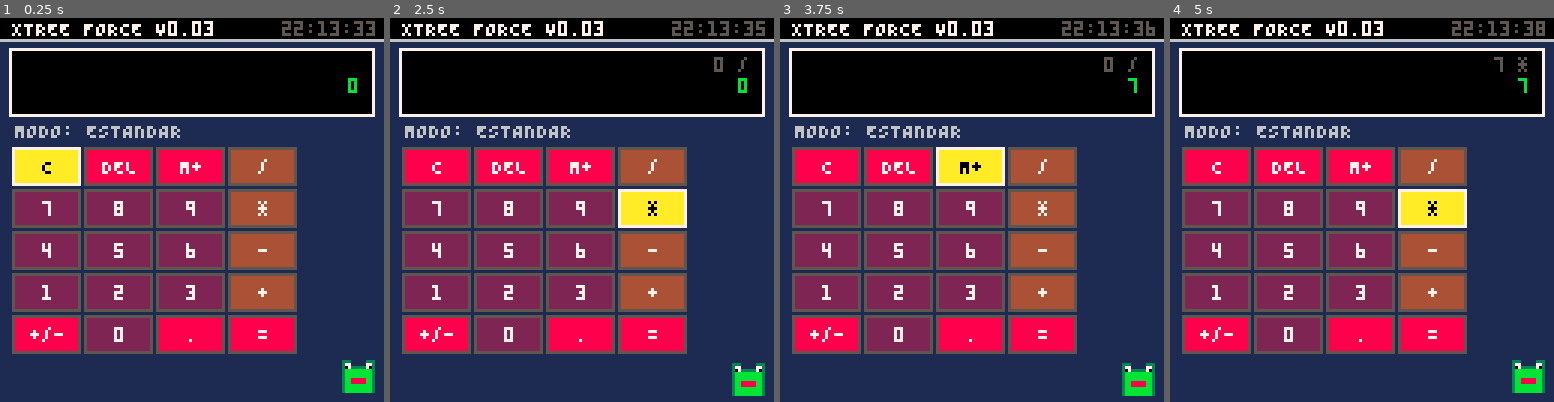
Above: before the commit, frames 1-4 (left to right).
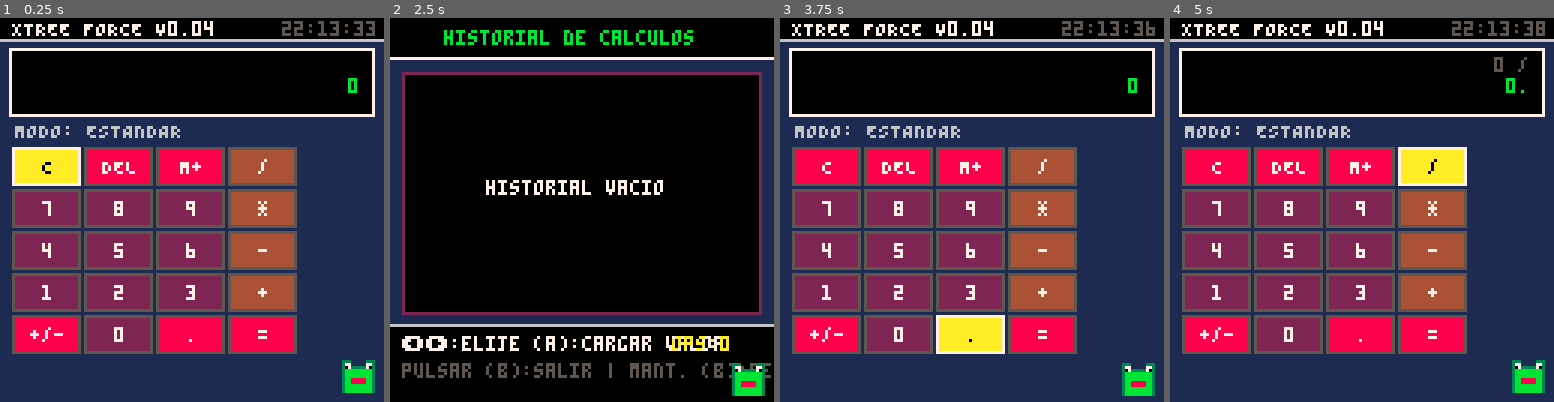
Above: after the commit, the same moments.

Repository: MartStartIV/Applications-for-PICO-8
Game: PICO-8 cartridge Calculator_Xtree/Calculator Xtree Spanish.p8
Two runs of this game, one before a commit and one after it. Both use one fixed random seed, a clock stepped at 60 frames per second and the inputs below.
Inputs:
- Up to frame 1 (0.25 s): no input
- Up to frame 2 (2.5 s): tap O (Z key) at 0.33, 0.7, 1.43, 2.22 s; tap X (X key) at 1.07, 2.07, 2.4 s; hold Left 1.97-2.37 s; hold Down from 2.42 s (still down)
- Up to frame 3 (3.75 s): tap X (X key) every 0.33 s from 2.73 to 3.73 s; release Down at 2.82 s; hold Right 2.87-3.53 s; tap O (Z key) at 3.1 s; hold Up from 3.58 s (still down)
- Up to frame 4 (5 s): tap O (Z key) at 3.98, 4.87 s; tap X (X key) at 4.07, 4.4, 4.73 s; release Up at 4.08 s; hold Right 4.13-4.53 s; hold Down from 4.58 s (still down)

The runs differ from the first frame. In frame 1, less than 0.1% of the frame differs, in the area x 53-55%, y 0-5%; in frame 2, 80%, in the area x 0-100%, y 0-100%; in frame 3, 3.8%; in frame 4, 3.9%.

Commit message:
Nueva actualización añadida
-Ahora ya esta disponible el sistema de historial de cálculos realizados, Para acceder a ella es con el botón B + Fecha de botón de dirección abajo.
-Ahora con esta nueva función podrás registrar las operaciones que vayas realizando ofreciendo su guardado por ahora muy limitado y que podría provocar algunos problemas de compatibilidad (se corregirá en próximas actualizaciones)
-Puede moverte por el histórico con la botón de dirección arriba y abajo.
-También permite confirma la selección para que se muestre en la visual de la pantalla de la calculadora (puede presentar algunos errores de momento)
-Por las pruebas realizadas no provoca que PICO-8 (núcleo picante8_libretro.so) se congele o provoque algún fallo critico.
-Las operaciones matemáticas e científicas e todas las demás funciones desarrollada proyecto funcionamiento estable, solo la función nueva esta en fase de desarrollo por lo que puede presentar inconvenientes por ahora.
-Ahora la ranita podrá mostrar o expresar emociones cuando se realizan mas operaciones matemáticas partiendo en su fase habitual (en fase de desarrollo).

Diff:
--- a/Calculator_Xtree/Calculator Xtree Spanish.p8
+++ b/Calculator_Xtree/Calculator Xtree Spanish.p8
@@ -2,16 +2,16 @@
 version 43
 __lua__
 -- =========================================================
--- CALCULATOR XTREE FORCE [v0.03]
+-- CALCULATOR XTREE FORCE [v0.04]
 -- PARTE 1: CORE DE INICIALIZACIÓN Y CONFIGURACIÓN DE GRIDS
 -- =========================================================
 
 function _init()
   -- Información del Sistema
   id_nombre = "XTREE FORCE"
-  id_version = "V0.03"
-
-  -- Modos de Ejecución (0: Estándar, 1: Científico, 2: Pantalla Acerca de)
+  id_version = "V0.04"
+
+  -- Modos de Ejecución (0: Estándar, 1: Científico, 2: Acerca de, 3: Historial)
   modo_actual = 0
 
   -- Gestión de Valores y Registros (Memoria Operacional)
@@ -23,7 +23,9 @@
   n1 = 0 n2 = 0 op = ""
   limpiar_pantalla = false
   tiene_punto = false
-  bloqueo_a = false  -- Antirrepetidor para el botón A
+  bloqueo_a = false       -- Antirrepetidor para el botón A
+  bloqueo_b = false       -- Seguro de frame inicial para evitar ráfagas del botón B
+  delay_historial = 0
 
   -- Cadena de texto para el reloj limpio
   str_reloj = "00:00:00"
@@ -43,11 +45,39 @@
   }
   idx_tema = 1
 
-  -- SISTEMA DE PERSISTENCIA Y CARGA AUTOMÁTICA DEL TEMA
+  -- SISTEMA DE PERSISTENCIA EXTENDIDO
   cartdata("xtree_force_calc")
+
+  -- Carga del Tema Seguro
   local tema_guardado = dget(0)
-  if tema_guardado >= 1 and tema_guardado <= #temas then
+  if tema_guardado and tema_guardado >= 1 and tema_guardado <= #temas then
     idx_tema = tema_guardado
+  end
+
+  -- Carga de Estadísticas de la Ranita y Estructura del Historial
+  ops_totales = dget(1) or 0
+  hist_total = dget(2) or 0
+  hist_lista = {}
+  hist_idx = 1
+
+  -- Validación estricta para evitar bucles corruptos en el arranque
+  if hist_total == nil or hist_total < 0 or hist_total > 5 then
+    hist_total = 0
+    dset(2, 0)
+  end
+
+  -- Reconstruir historial guardado en la RAM de manera segura
+  if hist_total > 0 then
+    for i=1, hist_total do
+      local val_ram = dget(9 + i)
+      if val_ram and val_ram != 0 then
+        local s_val = tostr(val_ram)
+        if #s_val > 10 then s_val = sub(s_val, 1, 10) end
+        add(hist_lista, s_val)
+      end
+    end
+    hist_total = #hist_lista
+    dset(2, hist_total)
   end
 
   -- ESTRUCTURA DEL TECLADO DINÁMICO (Grid Adaptativo 4x5 Pulido)
@@ -67,7 +97,7 @@
     {"PI2",3},  {"RND",3},  {"FACT",3}, {"RET",2}
   }
 
-  -- Coordenadas del Cursor
+  -- Coordenadas del Cursor de las Botoneras
   cx = 0 cy = 0
   max_cx = 4 max_cy = 5
 
@@ -102,6 +132,7 @@
     "b + arriba : modo sci",
     "b + der    : cambia tema",
     "b + izq    : acerca de",
+    "b + abajo  : historial",
     "a + der    : clear total",
     "------------------------",
     "gracias por usar",
@@ -114,14 +145,16 @@
   scroll_velocidad = 0.4
 end
 -- =========================================================
--- CALCULATOR XTREE FORCE [v0.03]
+-- CALCULATOR XTREE FORCE [v0.04]
 -- PARTE 2: LÓGICA DE ACTUALIZACIÓN, COMBOS Y REFRESH DE HORA
 -- =========================================================
 
 function _update60()
   ranita_anim = (ranita_anim + 1) % 60
 
-  --LECTURA HORARIA EXTRAÍDA DE LA APP DE UTILERÍA DE TU AMIGO
+  if delay_historial > 0 then delay_historial = delay_historial - 1 end
+
+  -- LECTURA HORARIA EXTRAÍDA DE LA APP DE UTILERÍA
   local hrs = stat(93) or 0
   local mnts = stat(94) or 0
   local segs = stat(95) or 0
@@ -133,7 +166,7 @@
 
   -- COMBO 1: B (5) + FLECHA ARRIBA (2) -> Alternar modo Científico / Estándar
   if btn(5) and btnp(2) then
-    if modo_actual != 2 then
+    if modo_actual != 2 and modo_actual != 3 then
       modo_actual = (modo_actual == 0) and 1 or 0
       cx = 0 cy = 0 limpiar_pantalla = true
       sfx(0)
@@ -143,13 +176,10 @@
 
   -- COMBO 2: B (5) + FLECHA DERECHA (1) -> Cambiar Tema de Color y Auto-guardar
   if btn(5) and btnp(1) then
-    if modo_actual != 2 then
+    if modo_actual != 2 and modo_actual != 3 then
       idx_tema = idx_tema + 1
       if idx_tema > #temas then idx_tema = 1 end
-
-      -- Guardar tema actual contra cierres inesperados
       dset(0, idx_tema)
-
       sfx(1)
     end
     return
@@ -157,7 +187,7 @@
 
   -- COMBO 3: A (4) + FLECHA DERECHA (1) -> Clear All Rápido
   if btn(4) and btnp(1) and not btn(5) then
-    if modo_actual != 2 then
+    if modo_actual != 2 and modo_actual != 3 then
       v_pantalla = "0" v_historial = "" n1 = 0 n2 = 0 op = ""
       tiene_punto = false limpiar_pantalla = false
       sfx(2)
@@ -167,13 +197,27 @@
 
   -- COMBO 4: B (5) + FLECHA IZQUIERDA (0) -> Activar/Desactivar Acerca De con Scroll
   if btn(5) and btnp(0) then
-    if modo_actual != 2 then
-      modo_actual = 2
-      scroll_y = scroll_y_inicio
-    else
-      modo_actual = 0
-    end
-    sfx(0)
+    if modo_actual != 3 then
+      if modo_actual != 2 then
+        modo_actual = 2
+        scroll_y = scroll_y_inicio
+      else
+        modo_actual = 0
+      end
+      sfx(0)
+    end
+    return
+  end
+
+  -- COMBO 5: B (5) + FLECHA ABAJO (3) -> Abrir Gestor de Historial (Activa bloqueo temporal de B)
+  if btn(5) and btnp(3) then
+    if modo_actual == 0 or modo_actual == 1 then
+      modo_actual = 3
+      hist_idx = 1
+      bloqueo_b = true -- Fuerza al sistema a esperar que sueltes B antes de procesar cancelaciones
+      delay_historial = 10
+      sfx(0)
+    end
     return
   end
 
@@ -181,16 +225,14 @@
   if modo_actual == 2 then
     scroll_y = scroll_y - scroll_velocidad
     local limite_final = 10 - (#textos_acercade * 9)
-
-    if scroll_y < limite_final then
-      modo_actual = 0
-      sfx(1)
-    end
-
-    if btnp(4) then
-      modo_actual = 0
-      sfx(1)
-    end
+    if scroll_y < limite_final then modo_actual = 0 sfx(1) end
+    if btnp(4) then modo_actual = 0 sfx(1) end
+    return
+  end
+
+  -- GESTIÓN DE ACTUALIZACIÓN DE LA INTERFAZ DE HISTORIAL
+  if modo_actual == 3 then
+    actualizar_interfaz_historial()
     return
   end
 
@@ -216,8 +258,90 @@
   end
 end
 -- =========================================================
--- CALCULATOR XTREE FORCE [v0.03]
--- PARTE 3: MOTOR GRÁFICO AISLADO Y PROCESADOR MATEMÁTICO
+-- CALCULATOR XTREE FORCE [v0.04]
+-- PARTE 3: LÓGICA DE NAVEGACIÓN Y PROCESAMIENTO DEL HISTORIAL
+-- =========================================================
+
+function actualizar_interfaz_historial()
+  -- Liberar el cerrojo del botón B únicamente cuando el usuario suelta el botón físicamente
+  if bloqueo_b then
+    if not btn(5) then bloqueo_b = false end
+    return -- Omite lecturas este frame para proteger la interfaz
+  end
+
+  -- SALIDA CONFIGURADA CON BOTÓN B (5) SOLO: Regresa a la calculadora de forma segura
+  if btnp(5) and not btn(1) then
+    modo_actual = 0
+    sfx(0)
+    return
+  end
+
+  -- Navegación Vertical entre los elementos
+  if #hist_lista > 0 then
+    if btnp(2) then -- Flecha Arriba
+      hist_idx = hist_idx - 1
+      if hist_idx < 1 then hist_idx = #hist_lista end
+      sfx(3)
+      return
+    end
+    if btnp(3) then -- Flecha Abajo
+      hist_idx = hist_idx + 1
+      if hist_idx > #hist_lista then hist_idx = 1 end
+      sfx(3)
+      return
+    end
+
+    -- CARGA DE DATOS COMPLETA REPARADA: Ejecución directa con Botón A (4) solo
+    if btnp(4) and not btn(5) then
+      v_pantalla = hist_lista[hist_idx]
+
+      -- Escaneo estricto de punto decimal para evitar bugs operacionales
+      tiene_punto = false
+      for i=1, #v_pantalla do
+        if sub(v_pantalla, i, i) == "." then tiene_punto = true end
+      end
+
+      limpiar_pantalla = false
+      modo_actual = 0 -- Inyecta el valor completo y reactiva la botonera
+      sfx(2)
+      return
+    end
+  end
+
+  -- COMBO DE BORRADO SEGURO BASADO EN B: MANTENER B (5) + PULSAR FLECHA DERECHA (1)
+  if btn(5) and btnp(1) then
+    hist_lista = {}
+    hist_total = 0
+    dset(2, 0)
+    for i=1, 5 do dset(9 + i, 0) end
+    hist_idx = 1
+    bloqueo_b = true -- Evita salir de golpe al soltar el borrado
+    sfx(2)
+    return
+  end
+end
+
+function registrar_en_historial(str_resultado)
+  local n_val = tonum(str_resultado) or 0
+  extrude_historial(str_resultado, n_val)
+  ops_totales = ops_totales + 1
+  dset(1, ops_totales)
+end
+
+function extrude_historial(s_val, n_val)
+  add(hist_lista, s_val, 1)
+  if #hist_lista > 5 then
+    del(hist_lista, hist_lista[#hist_lista])
+  end
+  hist_total = #hist_lista
+  dset(2, hist_total)
+  for i=1, hist_total do
+    dset(9 + i, tonum(hist_lista[i]) or 0)
+  end
+end
+-- =========================================================
+-- CALCULATOR XTREE FORCE [v0.04]
+-- PARTE 4: MOTOR GRÁFICO AISLADO Y MÓDULO RENDER
 -- =========================================================
 
 function _draw()
@@ -229,12 +353,9 @@
   local c_btn_bse = temas[idx_tema][4]
   local c_btn_txt = temas[idx_tema][5]
 
-  -- AISLAMIENTO TOTAL: Modo Acerca de (Créditos cinematográficos)
+  -- AISLAMIENTO TOTAL 1: Modo Acerca de
   if modo_actual == 2 then
-    cls(0)
-    rect(0, 0, 127, 127, 7)
-    clip(4, 12, 120, 96)
-
+    cls(0) rect(0, 0, 127, 127, 7) clip(4, 12, 120, 96)
     for idx, linea in ipairs(textos_acercade) do
       local linea_y = flr(scroll_y + (idx - 1) * 9)
       if linea_y >= 0 and linea_y <= 120 then
@@ -247,17 +368,51 @@
         print(linea, lx, linea_y, col_linea)
       end
     end
-
     clip()
-    rectfill(1, 114, 126, 126, 0)
-    line(1, 113, 126, 113, 6)
+    rectfill(1, 114, 126, 126, 0) line(1, 113, 126, 113, 6)
     local c_sal = (ranita_anim < 30) and 5 or 7
     print("presiona (a) para saltar", 16, 117, c_sal)
     render_ranita_xtree(ranita_x, ranita_y)
     return
   end
 
-  -- RENDERIZADO NORMAL DE LA CALCULADORA
+  -- AISLAMIENTO TOTAL 2: Pantalla de Historial Adaptativa al Tema (¡Ranita reincorporada!)
+  if modo_actual == 3 then
+    cls(c_fondo)
+
+    rectfill(0, 0, 127, 13, c_display)
+    line(0, 13, 127, 13, c_btn_txt)
+    print("historial de calculos", 18, 4, c_txt_dis)
+
+    rectfill(4, 18, 123, 98, c_display)
+    rect(4, 18, 123, 98, c_btn_bse)
+
+    if #hist_lista == 0 then
+      print("historial vacio", 32, 54, c_btn_txt)
+    else
+      for i=1, #hist_lista do
+        local ly = 22 + (i - 1) * 15
+        if i == hist_idx then
+          rectfill(6, ly - 2, 121, ly + 8, c_btn_bse)
+          print("-> "..hist_lista[i], 10, ly, c_btn_txt)
+        else
+          print("   "..hist_lista[i], 10, ly, c_txt_dis)
+        end
+      end
+    end
+
+    rectfill(0, 102, 127, 127, 0)
+    line(0, 102, 127, 102, 6)
+    print("\x8b\x91:elije (a):cargar valor", 4, 106, 7)
+    print("pulsar (b):salir | mant. (b)+der:borrar", 4, 115, 5)
+    print("ops:"..ops_totales, 94, 106, 10)
+
+    -- Forzar renderizado de la ranita en las coordenadas correctas del marco inferior
+    render_ranita_xtree(ranita_x, ranita_y)
+    return
+  end
+
+  -- RENDERIZADO NORMAL DE LA CALCULADORA (Modos 0 y 1)
   cls(c_fondo)
 
   -- Header Superior
@@ -279,7 +434,7 @@
   local x_dis = 120 - (#v_pantalla * 4)
   if x_dis < 8 then x_dis = 8 end
 
-  poke(0x5f58, 0x11) -- Texto Gigante Nativo
+  poke(0x5f58, 0x11)
   print(v_pantalla, x_dis, 20, c_txt_dis)
   poke(0x5f58, 0x00)
 
@@ -320,22 +475,50 @@
 
   render_ranita_xtree(ranita_x, ranita_y)
 end
+-- =========================================================
+-- CALCULATOR XTREE FORCE [v0.04]
+-- PARTE 5: CONTROL EMOCIONAL Y DIBUJO DE LA MASCOTA
+-- =========================================================
 
 function render_ranita_xtree(x, y)
   local offset_y = (ranita_anim < 30) and 0 or 1
   local ry = y + offset_y
-  rectfill(x, ry + 2, x + 10, ry + 10, 3)
-  rectfill(x + 1, ry + 3, x + 9, ry + 10, 11)
-  rectfill(x, ry, x + 2, ry + 2, 3)
-  rectfill(x + 8, ry, x + 10, ry + 2, 3)
+
+  local color_cuerpo = 11
+  local color_borde = 3
+  local color_boca = 8
+
+  local color_adaptativo = temas[idx_tema][3]
+
+  -- DETECCIÓN EVOLUTIVA DE EMOCIONES
+  if ops_totales >= 150 then
+    color_cuerpo = color_adaptativo
+    color_borde = temas[idx_tema][4]
+  end
+
+  -- DIBUJO DEL CUERPO
+  rectfill(x, ry + 2, x + 10, ry + 10, color_borde)
+  rectfill(x + 1, ry + 3, x + 9, ry + 10, color_cuerpo)
+
+  -- DIBUJO DE LOS OJOS
+  rectfill(x, ry, x + 2, ry + 2, color_borde)
+  rectfill(x + 8, ry, x + 10, ry + 2, color_borde)
   rectfill(x + 1, ry + 1, x + 2, ry + 2, 7)
   rectfill(x + 8, ry + 1, x + 9, ry + 2, 7)
   pset(x + 1, ry + 2, 0) pset(x + 9, ry + 2, 0)
-  rectfill(x + 3, ry + 6, x + 7, ry + 7, 8)
-end
--- =========================================================
--- CALCULATOR XTREE FORCE [v0.03]
--- PARTE 4: PROCESADOR MATEMÁTICO Y PARSEO DE ENTRADA
+
+  -- GESTIÓN DINÁMICA DE LA BOCA (Expresión Emocional)
+  if ops_totales >= 30 then
+    pset(x + 3, ry + 7, color_boca)
+    rectfill(x + 4, ry + 8, x + 6, ry + 8, color_boca)
+    pset(x + 7, ry + 7, color_boca)
+  else
+    rectfill(x + 3, ry + 6, x + 7, ry + 7, 8)
+  end
+end
+-- =========================================================
+-- CALCULATOR XTREE FORCE [v0.04]
+-- PARTE 6: PROCESADOR MATEMÁTICO Y PARSEO DE ENTRADA
 -- =========================================================
 
 function procesar_entrada(btn_data)
@@ -417,6 +600,11 @@
 
     v_historial = tostr(n1)..op..tostr(n2).."="
     v_pantalla = ajustar_resultado(res)
+
+    if v_pantalla != "error" then
+      registrar_en_historial(v_pantalla)
+    end
+
     op = ""
     n1 = res
     limpiar_pantalla = true
@@ -453,14 +641,8 @@
       if val < 0 then v_pantalla = "error" return else res = sqrt(val) end
     elseif txt == "LN" then
       if val <= 0 then v_pantalla = "error" return else res = log(val) end
-    -- FUNCIÓN LOG (Base 10) BLINDADA
     elseif txt == "LOG" then
-      if val <= 0 then
-        v_pantalla = "error"
-        return
-      else
-        res = log10(val)
-      end
+      if val <= 0 then v_pantalla = "error" return else res = log10(val) end
     -----------------------------------------------------
     elseif txt == "EXP" then res = exp(val)
     elseif txt == "ABS" then res = abs(val)
@@ -473,6 +655,11 @@
     end
 
     v_pantalla = ajustar_resultado(res)
+
+    if v_pantalla != "error" then
+      registrar_en_historial(v_pantalla)
+    end
+
     limpiar_pantalla = true
     return
   end
